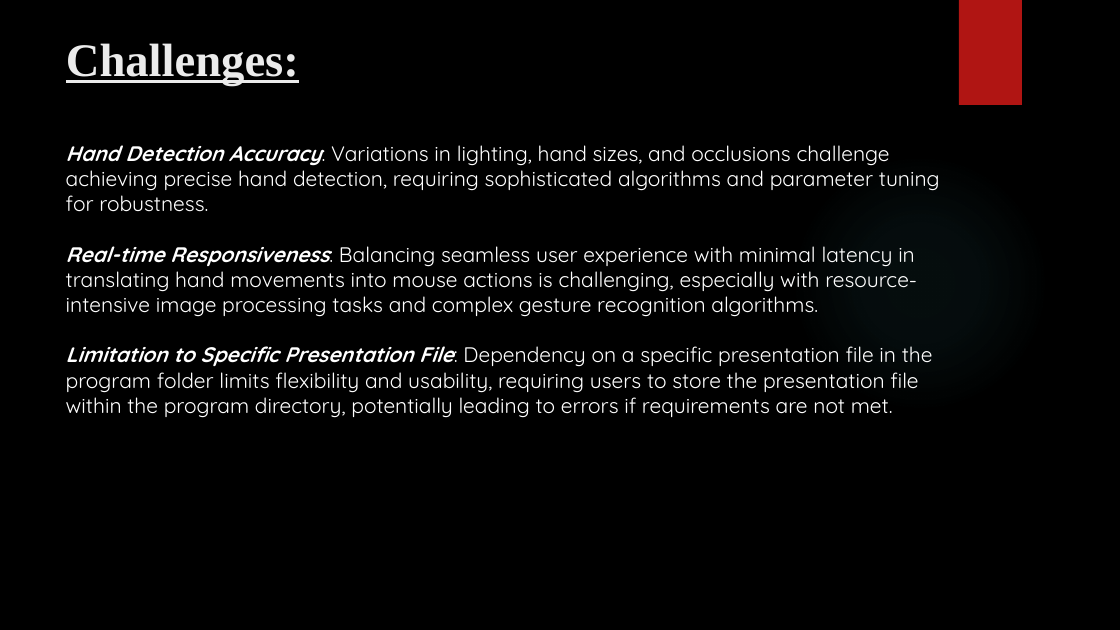
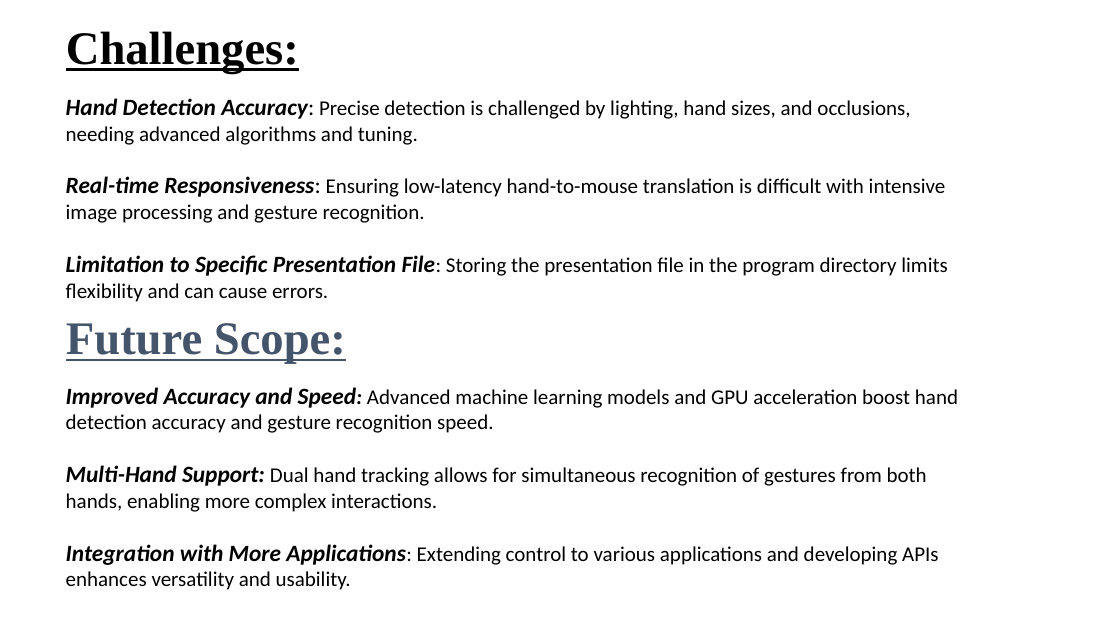
Before and after one commit to thatsabhishek/Gesture-Control-System, a slide deck: slide 14 of Gesture Control System.pptx. Drawn at 1120x630 pixels with LibreOffice and Linux fonts; fonts in the diff are those of the drawing; background and template pictures are left out. Boxes give left, top, right and bottom in pixels: in the first picture for what was removed or moved away, otherwise in the second. Text is boxed around its words. In the diff, an @@ line names an element or a change of style, - is before the commit and + after.

```diff
--- a/Gesture Control System.pptx
+++ b/Gesture Control System.pptx
@@ background picture (left out) to #FFFFFF @@
@@ title "Challenges:": place and size @@
-title "Challenges:" at (66,43,299,86)
+title "Challenges:" at (66,31,299,74)
@@ title "Challenges:" at (66,31,299,74): text colour #EBEBEB to #000000; line spacing 1 to 0.9; vertical alignment top to middle @@
@@ rectangle removed at (959,0,1022,105) @@
@@ text at (66,98,947,302): text changed; font Quicksand to Calibri; text colour #FFFFFF to #000000 @@
-Hand Detection Accuracy: Variations in lighting, hand sizes, and occlusions challenge achieving precise hand detection, requiring sophisticated algorithms and parameter tuning for robustness.
-Real-time Responsiveness: Balancing seamless user experience with minimal latency in translating hand movements into mouse actions is challenging, especially with resource-intensive image processing tasks and complex gesture recognition algorithms.
-Limitation to Specific Presentation File: Dependency on a specific presentation file in the program folder limits flexibility and usability, requiring users to store the presentation file within the program directory, potentially leading to errors if requirements are not met.
+Hand Detection Accuracy: Precise detection is challenged by lighting, hand sizes, and occlusions, needing advanced algorithms and tuning.
+Real-time Responsiveness: Ensuring low-latency hand-to-mouse translation is difficult with intensive image processing and gesture recognition.
+Limitation to Specific Presentation File: Storing the presentation file in the program directory limits flexibility and can cause errors.
@@ ellipse removed at (791,154,1049,413) @@
@@ text added at (66,323,346,364), 40 pt, text #44546A, bold, underline @@
+Future Scope:
@@ text added at (66,387,958,590), 18 pt, text #000000 @@
+Improved Accuracy and Speed: Advanced machine learning models and GPU acceleration boost hand detection accuracy and gesture recognition speed.
+Multi-Hand Support: Dual hand tracking allows for simultaneous recognition of gestures from both hands, enabling more complex interactions.
+Integration with More Applications: Extending control to various applications and developing APIs enhances versatility and usability.
```
Also in this commit, not shown: 10 other slides changed, 4 slides added, 5 slides removed.
